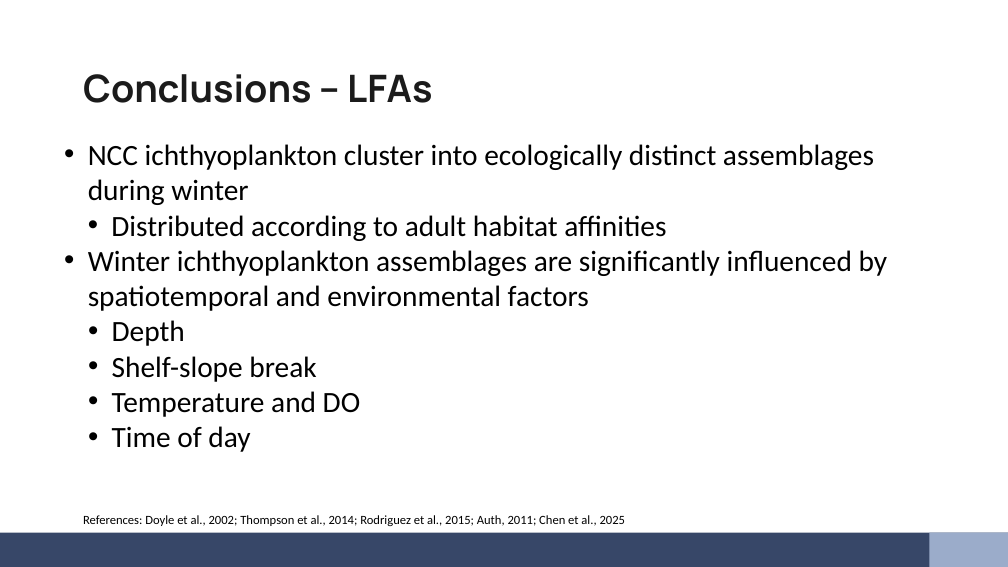
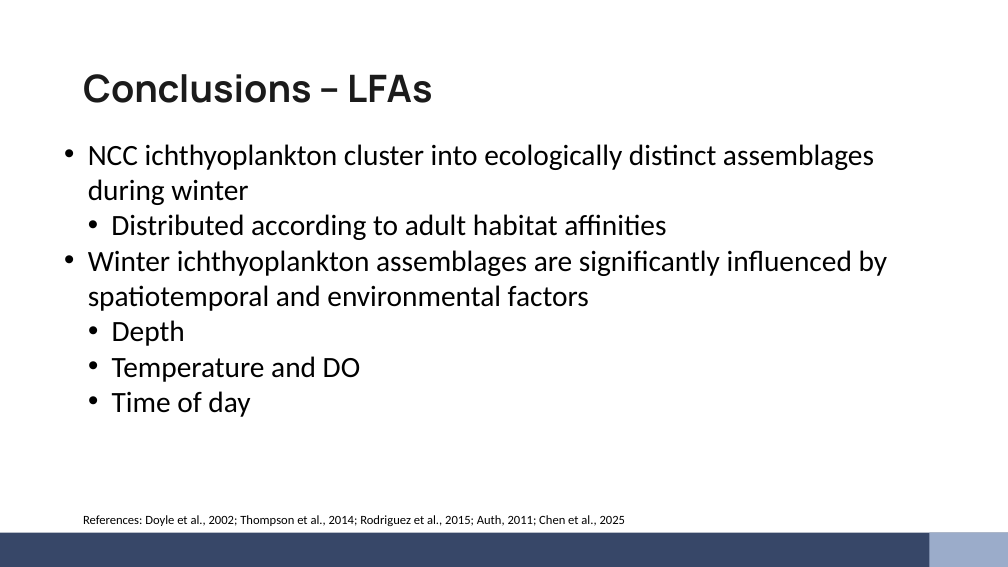
Before and after one commit to LukeABobay/larval-fish-community-analysis, a slide deck: slide 16 of PICES 2026 Presentation.pptx. Drawn at 1008x567 pixels with LibreOffice and Linux fonts; fonts in the diff are those of the drawing. Boxes give left, top, right and bottom in pixels: in the first picture for what was removed or moved away, otherwise in the second. Text is boxed around its words. In the diff, an @@ line names an element or a change of style, - is before the commit and + after.

```diff
--- a/PICES 2026 Presentation.pptx
+++ b/PICES 2026 Presentation.pptx
@@ text at [112, 356, 316, 382]: paragraph removed @@
-  • Shelf-slope break
```
Also in this commit, not shown: 1 slide removed.
